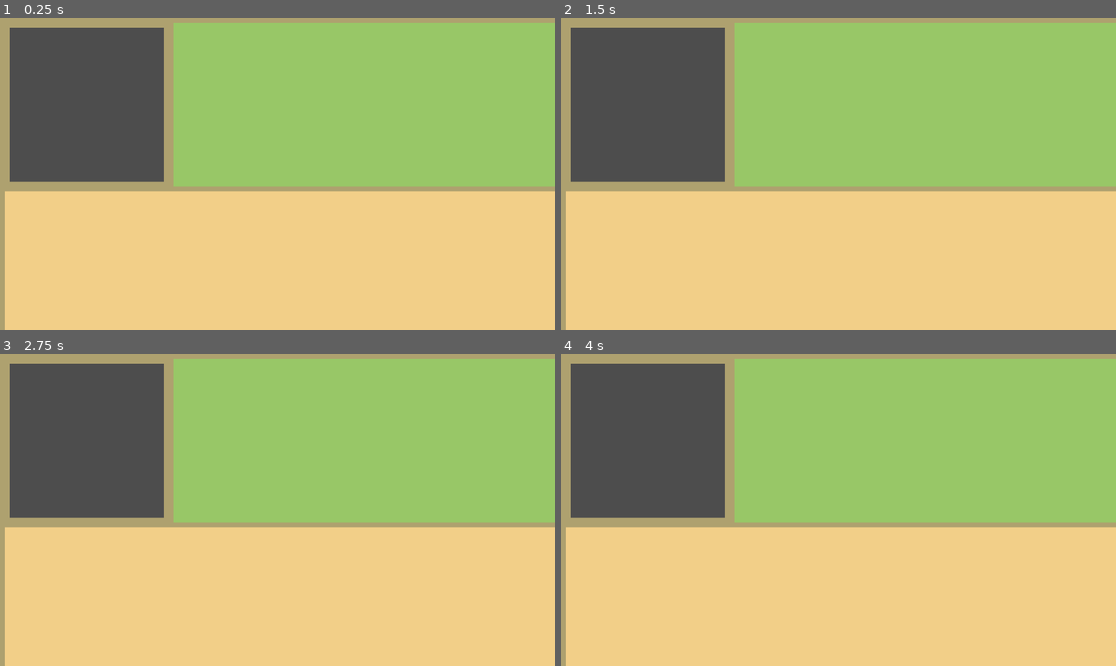
Above: before the commit, frames 1-4 (two rows, left to right).
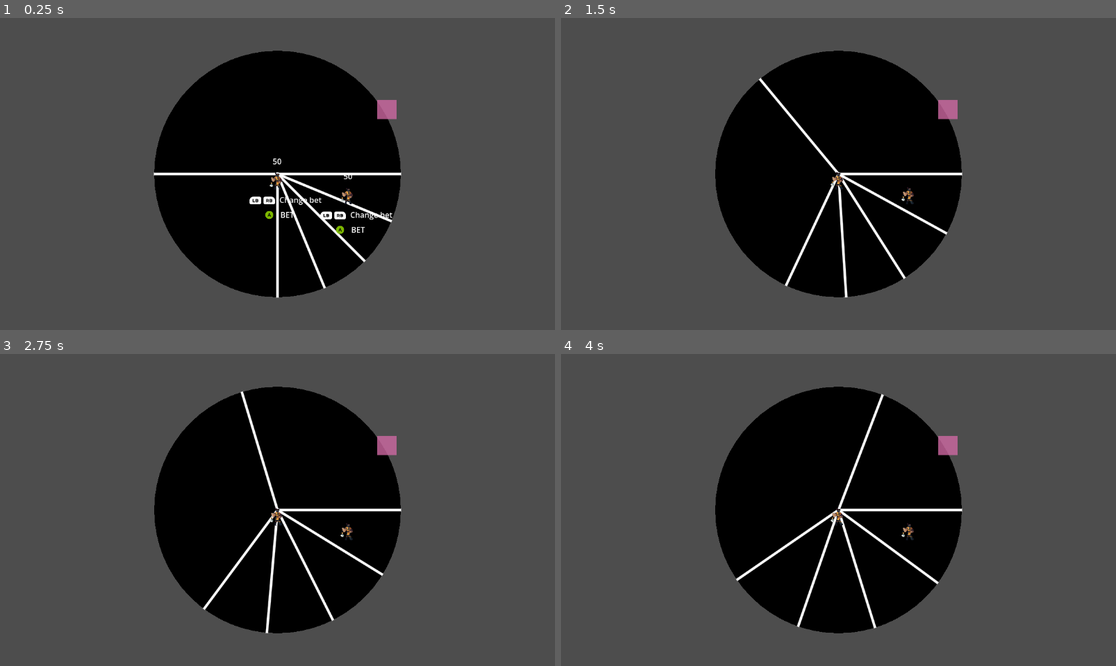
Above: after the commit, the same moments.

Repository: damon3169/WheelsWill
Game: Godot game, scene res://Scenes/MainScene.tscn
Two runs of this game, one before a commit and one after it. Both use one fixed random seed, a clock stepped at 60 frames per second and the inputs below. Before the commit the project starts from res://Scenes/ScreenMockup.tscn.
Inputs (mouse positions are in pixels of both pictures, inside the frame that each line leads up to):
- Up to frame 1 (0.25 s): no input
- Up to frame 2 (1.5 s): tap Enter at 0.5 s; move the mouse to (960, 158) at 0.52 s; hold A (addTest) 0.53-1.28 s; click (960, 158) at 0.67 s; tap Space at 1.25 s; move the mouse to (727, 189) at 1.27 s; tap A (addTest) at 1.35 s; click (727, 189) at 1.42 s
- Up to frame 3 (2.75 s): tap Enter at 2 s; move the mouse to (333, 441) at 2.02 s; hold A (addTest) from 2.03 s (still down); click (333, 441) at 2.17 s
- Up to frame 4 (4 s): tap Space at 2.75 s; move the mouse to (810, 572) at 2.77 s; release A (addTest) at 2.78 s; tap A (addTest) at 2.85 s; click (810, 572) at 2.92 s; tap Enter at 3.5 s; move the mouse to (1005, 556) at 3.52 s; hold A (addTest) from 3.53 s (still down); click (1005, 556) at 3.67 s

The runs differ from the first frame. In frame 1, 87% of the frame differs, in the area x 0-100%, y 0-100%; in frame 2, 87%; in frame 3, 87%; in frame 4, 87%.

Commit message:
UI + show bet on bet slot

Diff:
--- a/wheels-will/Scenes/player.tscn
+++ b/wheels-will/Scenes/player.tscn
@@ -2,6 +2,9 @@
 
 [ext_resource type="Script" uid="uid://ckga3f8ony2ss" path="res://Scenes/player_movement.gd" id="1_cvnsp"]
 [ext_resource type="Texture2D" uid="uid://6f4tqtdj76qx" path="res://Sprites/yellowNinja - walk.png" id="1_v0iea"]
+[ext_resource type="Texture2D" uid="uid://cl6l8rssjh04g" path="res://Sprites/UI/xbox_button_color_a.png" id="3_fkybt"]
+[ext_resource type="Texture2D" uid="uid://cswomnmkdjh5k" path="res://Sprites/UI/xbox_lb.png" id="4_x3wgy"]
+[ext_resource type="Texture2D" uid="uid://c27ny7fk7d0kf" path="res://Sprites/UI/xbox_rb.png" id="5_3smsa"]
 
 [sub_resource type="AtlasTexture" id="AtlasTexture_cvnsp"]
 atlas = ExtResource("1_v0iea")
@@ -126,3 +129,48 @@
 [node name="CollisionShape2D" type="CollisionShape2D" parent="." unique_id=1663686894]
 position = Vector2(0, 15)
 shape = SubResource("CapsuleShape2D_h4iuc")
+
+[node name="Ressources" type="Label" parent="." unique_id=1595108510]
+offset_left = -20.0
+offset_top = -38.0
+offset_right = 20.0
+offset_bottom = -15.0
+text = "50"
+horizontal_alignment = 1
+
+[node name="UI_Player" type="Control" parent="." unique_id=1431802416]
+layout_mode = 3
+anchors_preset = 0
+offset_right = 40.0
+offset_bottom = 40.0
+
+[node name="Increase bet" type="Label" parent="UI_Player" unique_id=1754286302]
+layout_mode = 0
+offset_left = 4.0
+offset_top = 42.0
+offset_right = 100.0
+offset_bottom = 65.0
+text = "Change bet"
+
+[node name="Decrease bet2" type="Label" parent="UI_Player" unique_id=1305826436]
+layout_mode = 0
+offset_left = 6.0
+offset_top = 73.0
+offset_right = 107.0
+offset_bottom = 96.0
+text = "BET"
+
+[node name="A" type="Sprite2D" parent="UI_Player" unique_id=1524209236]
+position = Vector2(-17, 85)
+scale = Vector2(0.35, 0.35)
+texture = ExtResource("3_fkybt")
+
+[node name="LB" type="Sprite2D" parent="UI_Player" unique_id=1452157872]
+position = Vector2(-46, 55)
+scale = Vector2(0.5, 0.5)
+texture = ExtResource("4_x3wgy")
+
+[node name="RB" type="Sprite2D" parent="UI_Player" unique_id=380511909]
+position = Vector2(-17, 55)
+scale = Vector2(0.5, 0.5)
+texture = ExtResource("5_3smsa")
--- a/wheels-will/Scenes/player_movement.gd
+++ b/wheels-will/Scenes/player_movement.gd
@@ -1,9 +1,11 @@
 extends CharacterBody2D
 
 @export var player_index = 0
-var bet_active : Node2D = null
+var bet_active : ColorRect = null
 @export var movement_speed : float = 500
 var character_direction : Vector2
+var list_bet = [3, 4, 5, 7]
+var _n = 0;
 
 func _physics_process(delta: float):
 	character_direction.x = Input.get_joy_axis(player_index, JOY_AXIS_LEFT_X)
@@ -28,6 +30,17 @@
 	move_and_slide()
 
 
-func _on_area_2d_body_entered(body: Node2D) -> void:
-	print("hello")
-	pass # Replace with function body.
+func _input(_event: InputEvent) -> void:
+	if bet_active != null :
+		#if Input.is_joy_button_pressed(player_index, JOY_BUTTON_A) :
+
+		if Input.is_joy_button_pressed(player_index, JOY_BUTTON_RIGHT_SHOULDER) && _n < list_bet.size()-1 :
+			_n = _n+1
+		if Input.is_joy_button_pressed(player_index, JOY_BUTTON_LEFT_SHOULDER) && _n > 0 :
+			_n = _n-1
+		$Ressources.text = str(list_bet[_n])
+		$Ressources.show()
+		$UI_Player.show()
+	else :
+		$Ressources.hide()
+		$UI_Player.hide()
--- a/wheels-will/project.godot
+++ b/wheels-will/project.godot
@@ -11,7 +11,7 @@
 [application]
 
 config/name="WheelsWill"
-run/main_scene="uid://brgrqir7rdirv"
+run/main_scene="uid://cnnfj1i8o8ojo"
 config/features=PackedStringArray("4.6", "Forward Plus")
 config/icon="res://icon.svg"
 
Not shown: 1 places in wheels-will/Scenes/MainScene.tscn that only renumber resources
Binary file added: wheels-will/Sprites/UI/xbox_button_color_a.png
Not shown, added: wheels-will/Sprites/UI/xbox_button_color_a.png.import
Binary file added: wheels-will/Sprites/UI/xbox_lb.png
Not shown, added: wheels-will/Sprites/UI/xbox_lb.png.import
Binary file added: wheels-will/Sprites/UI/xbox_rb.png
Not shown, added: wheels-will/Sprites/UI/xbox_rb.png.import
